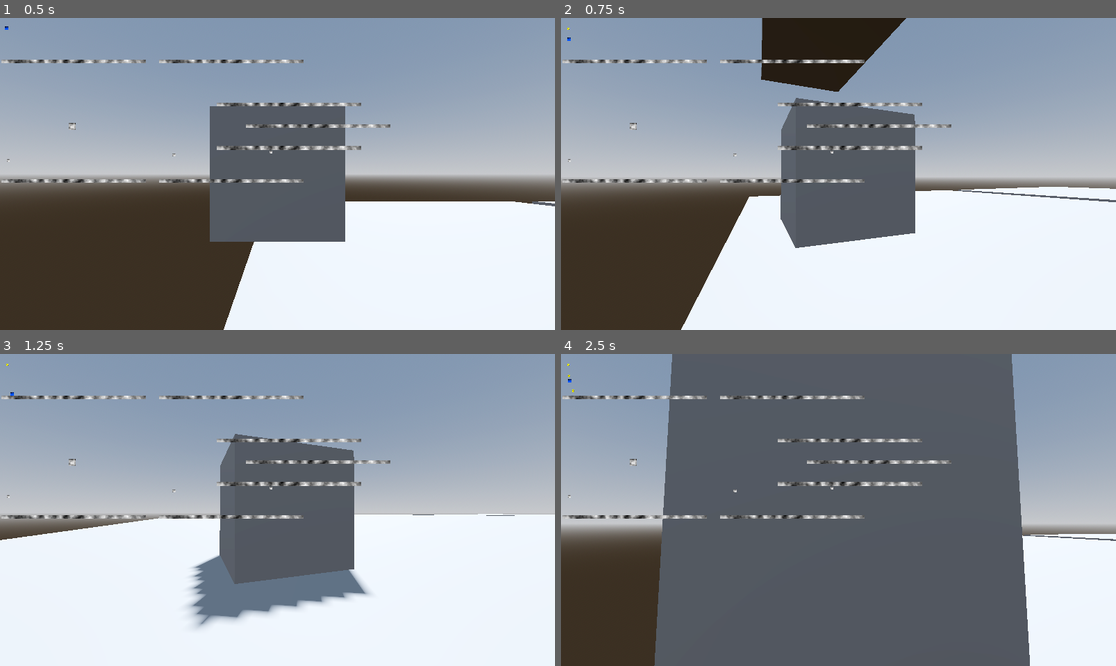
Above: before the commit, frames 1-4 (two rows, left to right).
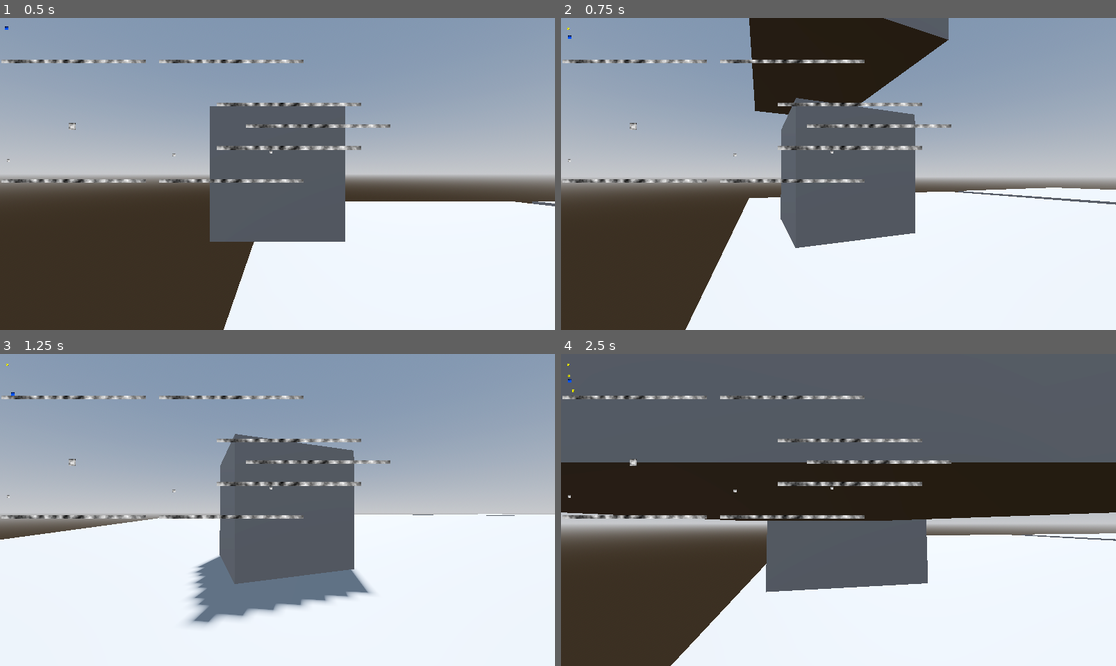
Above: after the commit, the same moments.

Repository: ruapotato/the-spacetime-platformer
Game: Godot game, scene res://space_time.tscn
Two runs of this game, one before a commit and one after it. Both use one fixed random seed, a clock stepped at 60 frames per second and the inputs below.
Inputs (mouse positions are in pixels of both pictures, inside the frame that each line leads up to):
- Up to frame 1 (0.5 s): no input
- Up to frame 2 (0.75 s): tap Enter (ui_accept) at 0.5 s; move the mouse to (866, 174) at 0.52 s; hold W (forward) from 0.53 s (still down); click (866, 174) at 0.6 s
- Up to frame 3 (1.25 s): keep holding W (forward); tap Space (jump) at 0.77 s
- Up to frame 4 (2.5 s): keep holding W (forward); move the mouse to (810, 510) at 1.27 s; click (810, 510) at 1.35 s; tap Space (jump) at 1.52 s; move the mouse to (849, 503) at 2.02 s; tap Mouse wheel up (zoom_in) at 2.1 s; click (849, 503) at 2.3 s

Frame 1 is identical in both runs. In frame 2, 4.4% of the frame differs, in the area x 1-100%, y 0-100%; in frame 3, 0.7%; in frame 4, 54%, in the area x 0-100%, y 0-100%.

Commit message:
Recollect coins

Diff:
--- a/coin.gd
+++ b/coin.gd
@@ -19,13 +19,14 @@
 var space
 var level
 var spaces_to_remove = []
+var spawn_cooldown = 1
 # Called when the node enters the scene tree for the first time.
 func _ready():
 	space_time =  get_space_time()
 	space = space_time.find_child("space")
 	level = space.get_children()[0]
 	ttl = space_time.max_level_time
-	active_body = StaticBody3D.new()
+	active_body = Area3D.new()
 	var new_box_sin = MeshInstance3D.new()
 	var new_box_shape = CollisionShape3D.new()
 	new_box_sin.mesh = BoxMesh.new()
@@ -43,7 +44,8 @@
 
 	active_body.add_child(new_box_sin)
 	active_body.add_child(new_box_shape)
-	level.add_child.call_deferred(active_body)
+	#level.add_child.call_deferred(active_body)
+	add_child.call_deferred(active_body)
 
 	timeframe = space_time.find_child("timeframe")
 	timeframe_sprite = sprite.duplicate()
@@ -72,7 +74,8 @@
 	new_box_start_pos.z = space_time.get_time_pos()
 
 	var new_body = active_body.duplicate()
-	level.add_child(new_body)
+	#level.add_child(new_body)
+	add_child(new_body)
 	new_body.global_position = new_box_start_pos
 
 	record_time_index(new_box_start_pos, new_body)
@@ -164,6 +167,8 @@
 
 # Called every frame. 'delta' is the elapsed time since the previous frame.
 func _process(delta):
+	if spawn_cooldown > 0:
+		spawn_cooldown -= delta
 	#if not space_time.rendering:
 	#body.set_physics_process(space_time.rendering)
 	#print(space_time.rendering)
@@ -182,5 +187,7 @@
 				draw_timeframe()
 			else:
 				timeframe_sprite.global_position = Vector2(-1000,-10000)
+	else:
+		timeframe_sprite.global_position = Vector2(-1000,-10000)
 	clean_up()
 	draw_self()
--- a/player.gd
+++ b/player.gd
@@ -42,6 +42,11 @@
 	if Input.is_action_just_pressed("add"):
 		space_time.add_coin(global_position)
 
+func stay_in_level():
+	#print(global_position)
+	if global_position.z > 0:
+		global_position.z = 0
+
 func _physics_process(delta):
 	#print(space_time.z_time_index)
 	# Add the gravity.
@@ -63,4 +68,13 @@
 		velocity.x = move_toward(velocity.x, 0, SPEED)
 		velocity.z = move_toward(velocity.z, 0, SPEED)
 
+	stay_in_level()
 	move_and_slide()
+
+
+func _on_collect_area_3d_area_entered(area):
+	if "birth_date" in area.get_parent():
+		if area.get_parent().spawn_cooldown <= 0:
+			area.get_parent().queue_free()
+			space_time.set_time_to_player()
+			print("Kill")
--- a/player.tscn
+++ b/player.tscn
@@ -1,10 +1,13 @@
-[gd_scene load_steps=4 format=3 uid="uid://34320sdfkrbu"]
+[gd_scene load_steps=5 format=3 uid="uid://34320sdfkrbu"]
 
 [ext_resource type="Script" path="res://player.gd" id="1_styb6"]
 
 [sub_resource type="SphereShape3D" id="SphereShape3D_m6o30"]
 
 [sub_resource type="BoxMesh" id="BoxMesh_ggoip"]
+
+[sub_resource type="SphereShape3D" id="SphereShape3D_xr435"]
+radius = 0.945
 
 [node name="player" type="CharacterBody3D"]
 script = ExtResource("1_styb6")
@@ -24,3 +27,10 @@
 
 [node name="VoxelViewer" type="VoxelViewer" parent="piv/SpringArm3D/Camera3D"]
 view_distance = 222
+
+[node name="collect_Area3D" type="Area3D" parent="."]
+
+[node name="CollisionShape3D" type="CollisionShape3D" parent="collect_Area3D"]
+shape = SubResource("SphereShape3D_xr435")
+
+[connection signal="area_entered" from="collect_Area3D" to="." method="_on_collect_area_3d_area_entered"]
--- a/space_time.gd
+++ b/space_time.gd
@@ -20,6 +20,9 @@
 	Input.mouse_mode = Input.MOUSE_MODE_CAPTURED
 	level = space.get_children()[0]
 
+
+func set_time_to_player():
+	z_time_index = float(int(-player_time_index * 4))/4.0
 
 func add_coin(loc):
 	#z_time_index = -player_time_index
